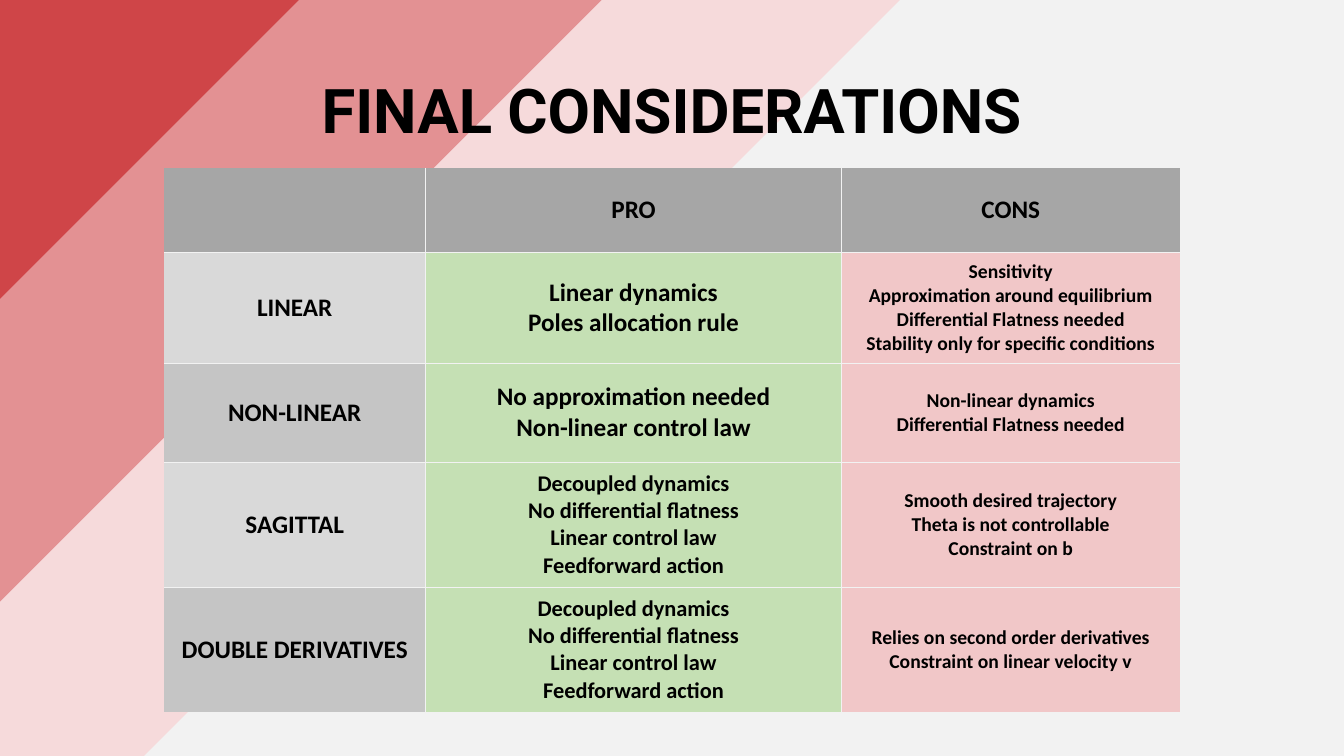
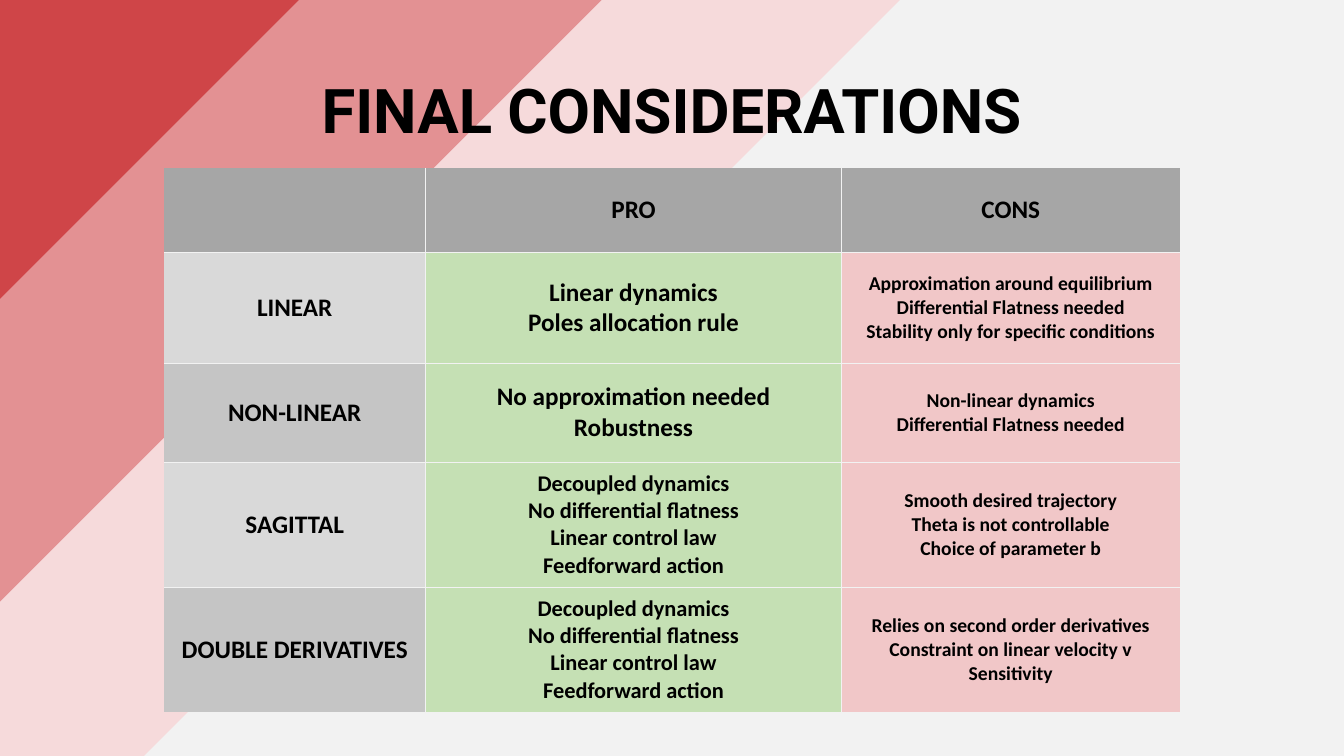
Before and after one commit to PippoGot/R-C2, a slide deck: slide 31 of documentation/presentation.pptx. Drawn at 1344x756 pixels with LibreOffice and Linux fonts; fonts in the diff are those of the drawing. Boxes give left, top, right and bottom in pixels: in the first picture for what was removed or moved away, otherwise in the second. Text is boxed around its words. In the diff, an @@ line names an element or a change of style, - is before the commit and + after.

```diff
--- a/documentation/presentation.pptx
+++ b/documentation/presentation.pptx
@@ table at bbox=[164, 167, 1180, 712] @@
-row 2, column 3: Sensitivity / Approximation around equilibrium / Differential Flatness needed / Stability only for specific conditions
+row 2, column 3: Approximation around equilibrium / Differential Flatness needed / Stability only for specific conditions
-row 3, column 2: No approximation needed / Non-linear control law
+row 3, column 2: No approximation needed / Robustness
-row 4, column 3: Smooth desired trajectory / Theta is not controllable / Constraint on b
+row 4, column 3: Smooth desired trajectory / Theta is not controllable / Choice of parameter b
-row 5, column 3: Relies on second order derivatives / Constraint on linear velocity v
+row 5, column 3: Relies on second order derivatives / Constraint on linear velocity v / Sensitivity
```
Also in this commit, not shown: 3 other slides changed, 1 other file.
